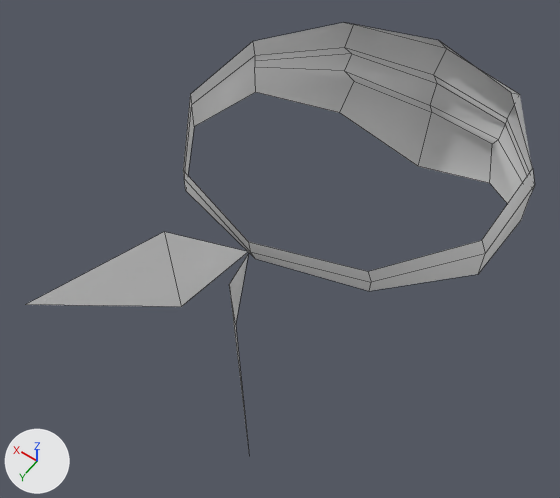
Before and after pictures for a commit that changed the FBX model QuestTemplate/Assets/Design/Player/Models/ScarfRed.fbx.
One viewpoint serves both versions: a 50 mm lens placed at (-0.165, 0.312, 0.18), pointed at (0.012, 0.064, -0.209). Every picture has the same lights, and +X, +Y and +Z are marked at lower left. Mesh edges are drawn as thin lines.

The scene before the commit, as lines of its bpy script (objects in view):
```python
me_circle = bpy.data.meshes.new('Circle')
me_circle.from_pydata(...)  # 54 vertices, 36 faces; spans x -0.105..0.103, y -0.118..0.202, z -0.271..-0.129
ob_redscarf = bpy.data.objects.new('RedScarf', me_circle)
ob_redscarf.location = (0.0, 0.0, 0.0)
```
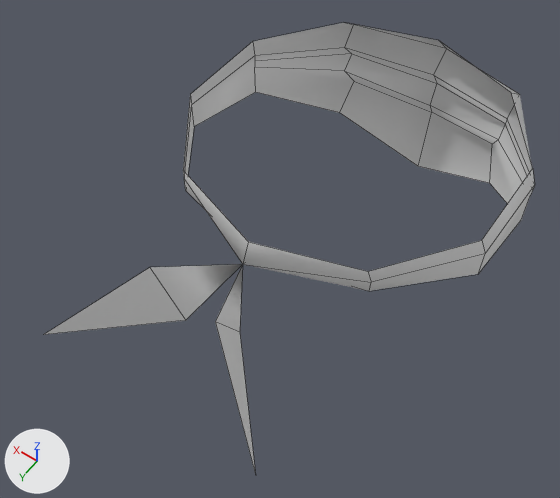
Edits to the bpy script that builds the scene:
```text
Change me_circle:
    used by ob_redscarf; location = (0.0, 0.0, 0.0)
    remove me_circle.from_pydata(...)  # 54 vertices, 36 faces; spans x -0.105..0.103, y -0.118..0.202, z -0.271..-0.129
    add me_circle.from_pydata(...)  # 52 vertices, 36 faces; spans x -0.105..0.103, y -0.118..0.199, z -0.271..-0.144
    me_circle part 1: the loose piece of 4 vertices spanning x -0.065..-0.001, y 0.112..0.198, z -0.179..-0.131 is deleted
    me_circle part 2
    2 vertices are removed from x -0.001..0.081, y 0.11..0.202, z -0.165..-0.154
    5 faces are deleted
    3 vertices move from x 0.0..0.031, y 0.11..0.151, z -0.173..-0.129 to x 0.017..0.082, y 0.149..0.199, z -0.199..-0.144
    4 vertices are added at (-0.001, 0.117, -0.157), (-0.012, 0.136, -0.191), (-0.016, 0.159, -0.148), (-0.065, 0.194, -0.205)
    7 new faces join them
```

Boxes (x1, y1, x2, y2) around the edits, measured in the pictures (560 x 498 px; the box of a moved part takes in the faces that stretch with it):
'RedScarf', reshaped: before (25, 23, 535, 450); after (43, 23, 535, 474)
part 1 of me_circle, deleted: before (229, 255, 249, 450)
part 2 of me_circle, moved or reshaped: before (25, 171, 371, 307); after (43, 171, 371, 474)
